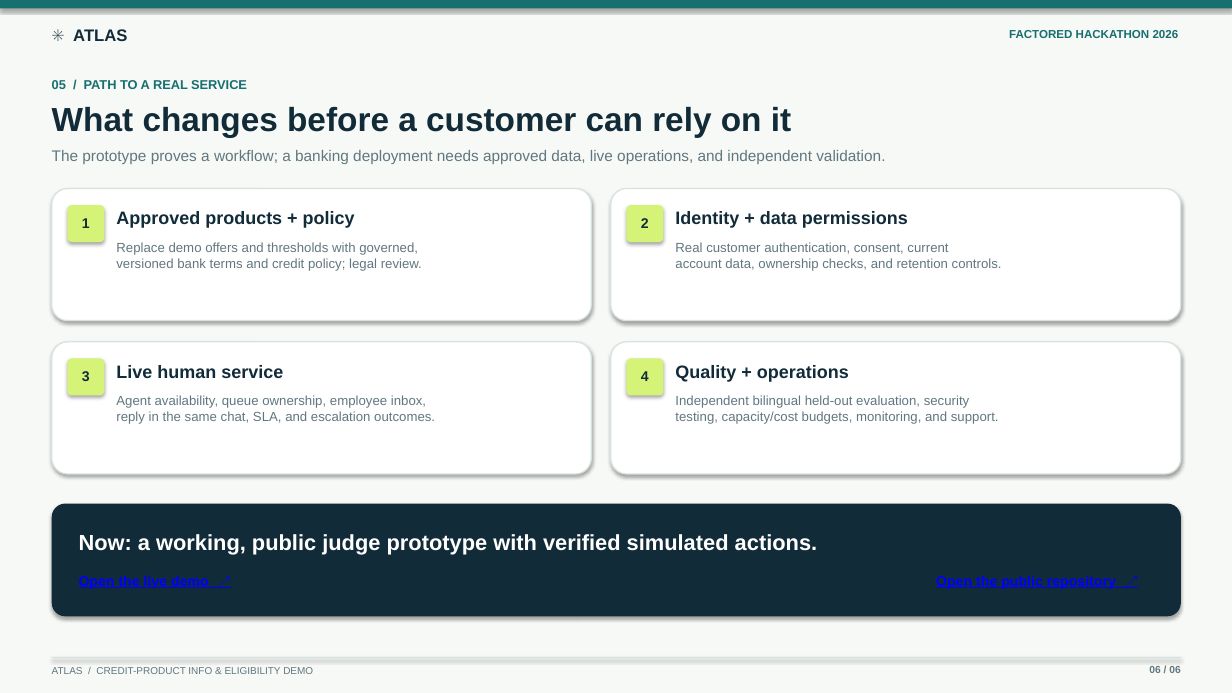
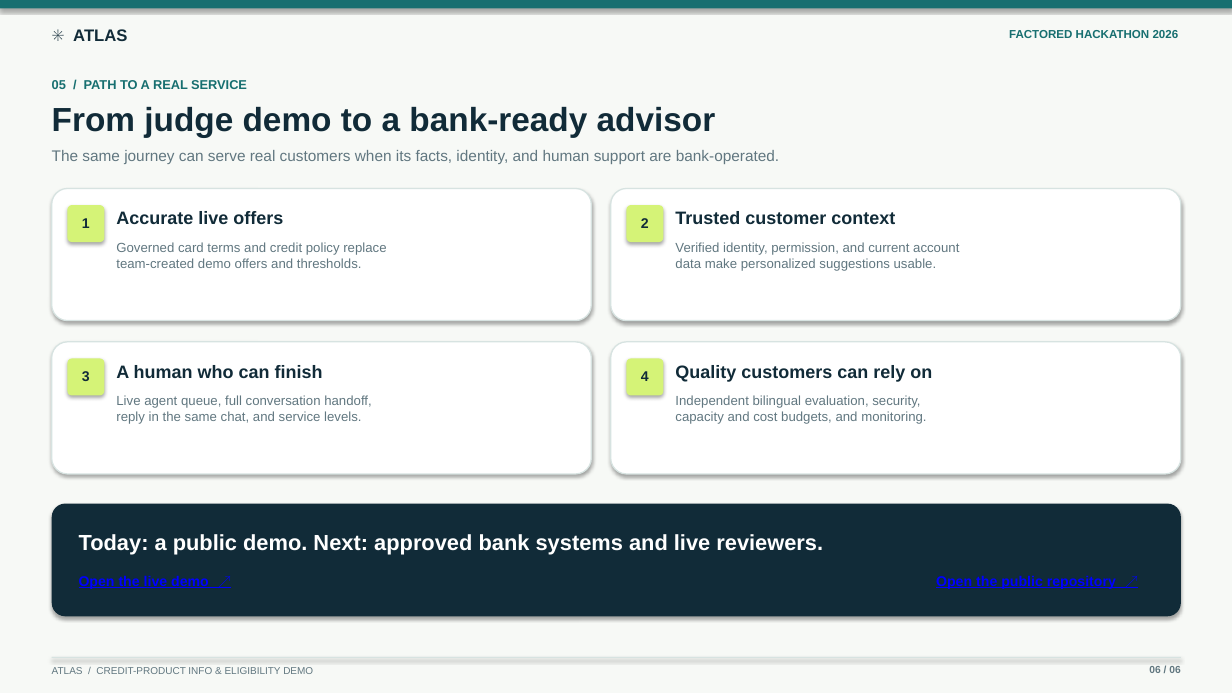
Before and after one commit to lucasswolff/factored-hackathon-2026-atlas, a slide deck: slide 6 of presentation/atlas_factored_hackathon_2026.pptx. Drawn at 1232x693 pixels with LibreOffice and Linux fonts; fonts in the diff are those of the drawing. Boxes give left, top, right and bottom in pixels: in the first picture for what was removed or moved away, otherwise in the second. Text is boxed around its words. In the diff, an @@ line names an element or a change of style, - is before the commit and + after.

Commit message:
Refocus pitch deck on product journey and technical value (#38)

```diff
--- a/presentation/atlas_factored_hackathon_2026.pptx
+++ b/presentation/atlas_factored_hackathon_2026.pptx
@@ text at <box>52,107,716,137</box>: text changed @@
-What changes before a customer can rely on it
+From judge demo to a bank-ready advisor
@@ text at <box>52,150,779,164</box>: text changed @@
-The prototype proves a workflow; a banking deployment needs approved data, live operations, and independent validation.
+The same journey can serve real customers when its facts, identity, and human support are bank-operated.
@@ text at <box>116,211,283,224</box>: text changed @@
-Approved products + policy
+Accurate live offers
@@ text at <box>675,211,895,224</box>: text changed @@
-Identity + data permissions
+Trusted customer context
@@ text at <box>116,242,386,268</box>: text changed @@
-Replace demo offers and thresholds with governed,
-versioned bank terms and credit policy; legal review.
+Governed card terms and credit policy replace
+team-created demo offers and thresholds.
@@ text at <box>675,242,959,271</box>: text changed @@
-Real customer authentication, consent, current
-account data, ownership checks, and retention controls.
+Verified identity, permission, and current account
+data make personalized suggestions usable.
@@ text at <box>116,365,323,378</box>: text changed @@
-Live human service
+A human who can finish
@@ text at <box>675,365,932,382</box>: text changed @@
-Quality + operations
+Quality customers can rely on
@@ text at <box>116,395,372,424</box>: text changed @@
-Agent availability, queue ownership, employee inbox,
-reply in the same chat, SLA, and escalation outcomes.
+Live agent queue, full conversation handoff,
+reply in the same chat, and service levels.
@@ text at <box>675,395,926,424</box>: text changed @@
-Independent bilingual held-out evaluation, security
-testing, capacity/cost budgets, monitoring, and support.
+Independent bilingual evaluation, security,
+capacity and cost budgets, and monitoring.
@@ text at <box>79,534,823,555</box>: text changed @@
-Now: a working, public judge prototype with verified simulated actions.
+Today: a public demo. Next: approved bank systems and live reviewers.
```
Also in this commit, not shown: 4 other slides changed, 1 slide added, 1 slide removed, 3 other files.
